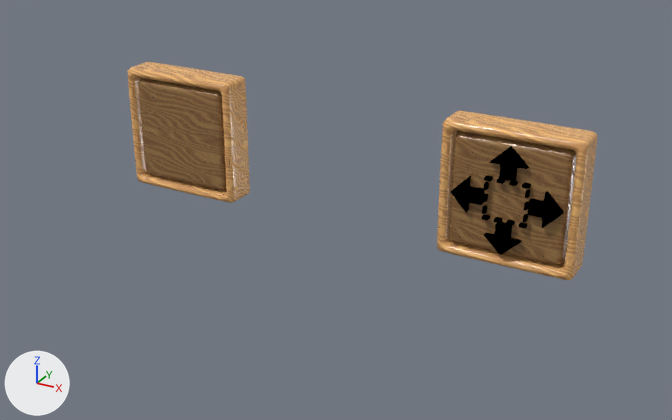
A saved change to the Blender file godot/assets/GUI/PlaterPlacementGUIImages.blend.
Rendered twice from a 50 mm camera at (-0.43, -10.65, 10.55) aimed at (-6.77, 0.88, 4.78). Arrows for +X, +Y and +Z are at lower left; the lights stay in place.

In view in the first picture: 'BaseButton', 'Cube', 'Translation button'.
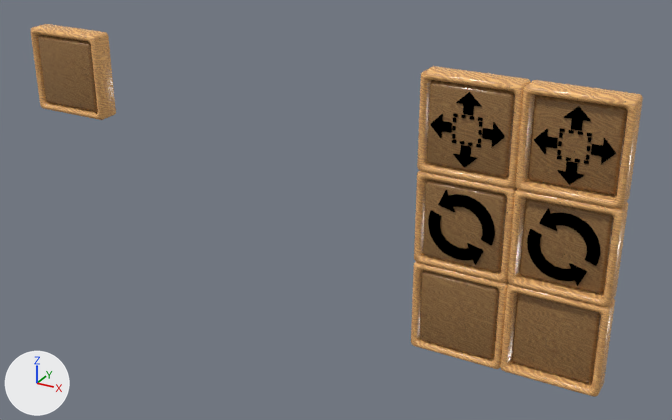
Pixel boxes (x1, y1, x2, y2) of what changed, in the pictures (672 x 420 px):
'Translation button', reshaped, moved, rescaled, modifiers changed (29% narrower, 28% shorter)
    before: (437, 111, 597, 280)
    after: (417, 66, 531, 188)
'BaseButton', reshaped, moved, rescaled (30% narrower, 32% shorter)
    before: (128, 62, 250, 203)
    after: (31, 24, 116, 120)
'Translation button.001', added
    after: (515, 80, 643, 209)
    faces in mat_ucp_wood_v_1_1_001: (528, 95, 628, 195)
    faces in mat_ucp_wood_v_1_1: (515, 80, 643, 209)
    faces in mat_material (black #000000): (534, 106, 616, 185)
'Rotation button.001', added
    after: (507, 189, 628, 307)
    faces in mat_ucp_wood_v_1_1_001: (519, 198, 614, 293)
    faces in mat_ucp_wood_v_1_1: (507, 189, 628, 307)
    faces in mat_material (black #000000): (527, 208, 600, 286)
'Translation button.004', added
    after: (500, 284, 615, 397)
    faces in mat_ucp_wood_v_1_1_001: (512, 293, 601, 383)
    faces in mat_ucp_wood_v_1_1: (500, 284, 615, 397)
'Rotation button', added
    after: (414, 171, 517, 283)
    faces in mat_ucp_wood_v_1_1_001: (423, 179, 507, 272)
    faces in mat_ucp_wood_v_1_1: (414, 171, 517, 283)
    faces in mat_material (black #000000): (428, 190, 495, 265)
'Translation button.005', added
    after: (411, 262, 509, 369)
    faces in mat_ucp_wood_v_1_1_001: (419, 270, 499, 359)
    faces in mat_ucp_wood_v_1_1: (411, 262, 509, 369)
'Cube', deleted (black)
    before: (451, 146, 564, 255)
part 1 of me_cube_002, added
    after: (456, 92, 481, 116)
part 2 of me_cube_002, added
    after: (430, 114, 452, 138)
part 3 of me_cube_002, added
    after: (453, 145, 477, 168)
part 4 of me_cube_002, added
    after: (482, 122, 505, 148)

The change, as a diff of the scene's bpy script:
```diff
--- a/godot/assets/GUI/PlaterPlacementGUIImages.blend.py
+++ b/godot/assets/GUI/PlaterPlacementGUIImages.blend.py
@@ me_cube_002 @@
-me_cube_002.from_pydata(...)  # 20 vertices, 17 faces; spans x -1.0..1.0, y 0.57..1.08, z -1.0..1.0
+me_cube_002.from_pydata(...)  # 188 vertices, 145 faces; spans x -1.0..1.0, y 0.57..1.08, z -1.0..1.0
+# me_cube_002 part 1: a new loose piece of 14 vertices spanning x -0.24..0.25, y 0.58..0.74, z 0.31..0.74, in mat_material (black #000000)
+# me_cube_002 part 2: a new loose piece of 14 vertices spanning x -0.74..-0.31, y 0.58..0.74, z -0.24..0.25, in mat_material (black #000000)
+# me_cube_002 part 3: a new loose piece of 14 vertices spanning x -0.25..0.24, y 0.58..0.74, z -0.74..-0.31, in mat_material (black #000000)
+# me_cube_002 part 4: a new loose piece of 14 vertices spanning x 0.31..0.74, y 0.58..0.74, z -0.25..0.24, in mat_material (black #000000)
+# me_cube_002 part 5: the surface is now shaded flat
 me_cube_002.materials.append(mat_ucp_wood_v_1_1)
 me_cube_002.materials.append(mat_ucp_wood_v_1_1_001)
+me_cube_002.materials.append(mat_material)  # black #000000
@@ ob_cube @@
-ob_cube = bpy.data.objects.new('Cube', me_cube_005)
@@ ob_basebutton @@
 ob_basebutton = bpy.data.objects.new('BaseButton', me_cube_002)
-ob_basebutton.location = (-9.5, 0.0, 5.61)
+ob_basebutton.location = (-11.64, 0.0, 6.4)
+ob_basebutton.scale = (0.704, 0.704, 0.704)
 _vg = ob_basebutton.vertex_groups.new(name='Bevel')
@@ ob_translation_button @@
 ob_translation_button = bpy.data.objects.new('Translation button', me_cube_002)
-ob_translation_button.location = (-3.99, 0.0, 5.61)
+ob_translation_button.location = (-4.55, 0.0, 6.58)
+ob_translation_button.scale = (0.704, 0.704, 0.704)
 _vg = ob_translation_button.vertex_groups.new(name='Bevel')
@@ ob_translation_button @@
 _m = ob_translation_button.modifiers.new('Bevel', 'BEVEL')
 _m.spread = 0.0
-_m = ob_translation_button.modifiers.new('Subsurf', 'SUBSURF')
-_m.levels = 2
@@ ob_translation_button_001 @@
+ob_translation_button_001 = bpy.data.objects.new('Translation button.001', me_cube_005_1)  # 188 vertices, 145 faces; spans x -1.0..1.0, y 0.57..1.08, z -1.0..1.0; in mat_material (black #000000); modifiers BEVEL
+ob_translation_button_001.location = (-3.14, 0.0, 6.58)
+ob_translation_button_001.scale = (0.704, 0.704, 0.704)
@@ ob_rotation_button @@
+ob_rotation_button = bpy.data.objects.new('Rotation button', me_cube_000)  # 188 vertices, 175 faces; spans x -1.0..1.0, y -0.07..0.46, z -1.0..1.0; in mat_material (black #000000); modifiers BEVEL
+ob_rotation_button.location = (-4.55, 0.43, 5.17)
+ob_rotation_button.scale = (0.704, 0.704, 0.704)
@@ ob_rotation_button_001 @@
+ob_rotation_button_001 = bpy.data.objects.new('Rotation button.001', me_cube_003)  # 188 vertices, 175 faces; spans x -1.0..1.0, y -0.14..0.36, z -1.0..1.0; in mat_material (black #000000); modifiers BEVEL
+ob_rotation_button_001.location = (-3.14, 0.5, 5.17)
+ob_rotation_button_001.scale = (0.704, 0.704, 0.704)
@@ ob_translation_button_004 @@
+ob_translation_button_004 = bpy.data.objects.new('Translation button.004', me_cube_004)  # 20 vertices, 17 faces; spans x -1.0..1.0, y -0.2..0.3, z -1.0..1.0; modifiers BEVEL
+ob_translation_button_004.location = (-3.14, 0.55, 3.76)
+ob_translation_button_004.scale = (0.704, 0.704, 0.704)
@@ ob_translation_button_005 @@
+ob_translation_button_005 = bpy.data.objects.new('Translation button.005', me_cube_006)  # 20 vertices, 17 faces; spans x -1.0..1.0, y -0.16..0.34, z -1.0..1.0; modifiers BEVEL
+ob_translation_button_005.location = (-4.55, 0.52, 3.76)
+ob_translation_button_005.scale = (0.704, 0.704, 0.704)
```
